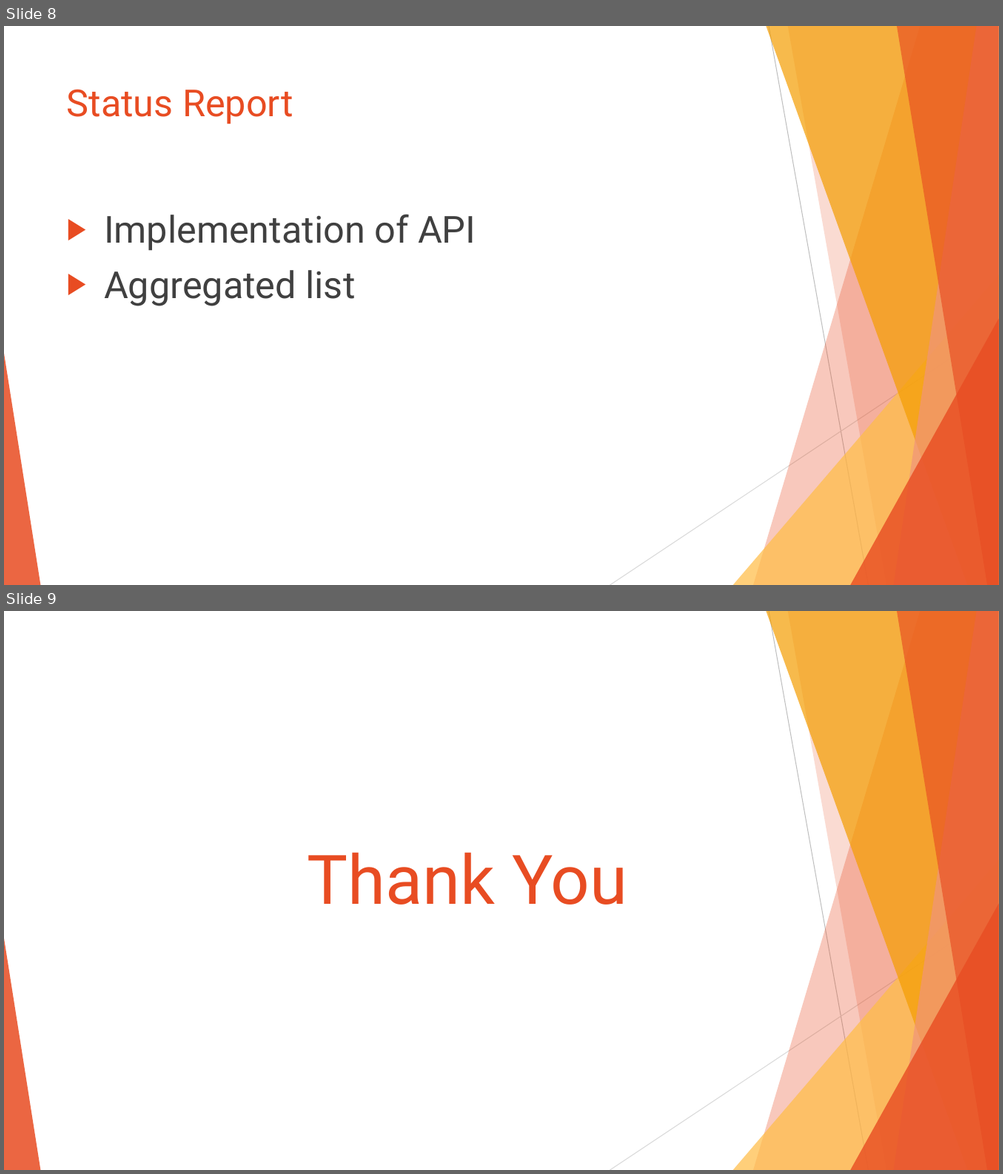
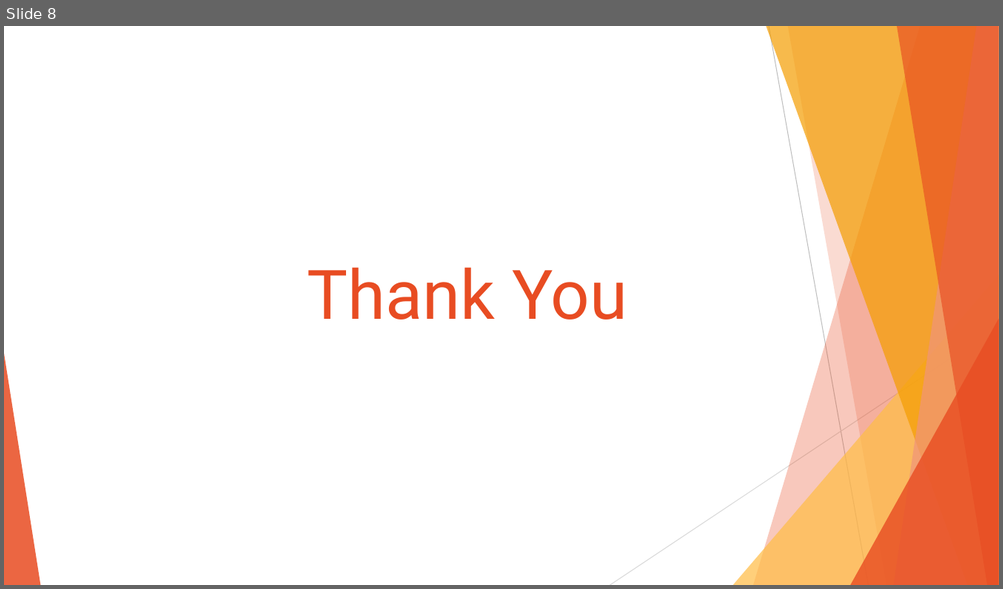
Before and after one commit to Foodies-cs262/client, a slide deck: Cheferone.pptx. Shown one above the other, each under a label of ours: slides 8 and 9 before the commit, slide 8 after it. The pictures are 1003x1174 and 1003x589 pixels, drawn with LibreOffice and Linux fonts; fonts in the diff are those of the drawing. Boxes give left, top, right and bottom in pixels: in the first picture for what was removed or moved away, otherwise in the second. Text is boxed around its words. In the diff, an @@ line names an element or a change of style, - is before the commit and + after.

```diff
--- a/Cheferone.pptx
+++ b/Cheferone.pptx
@@ slide 8 removed at [4,26,999,585], background #FFFFFF; not listed: 10 template elements that a slide beside it also shows @@
@@ title removed at [67,89,293,124] @@
-Status Report
@@ text removed at [104,214,475,306] @@
-▶ Implementation of API
-▶ Aggregated list
@@ what was slide 9 is now slide 8 @@
```
Also in this commit, not shown: 4 slides changed, 3 slides added, 3 other slides removed, 17 other files.
